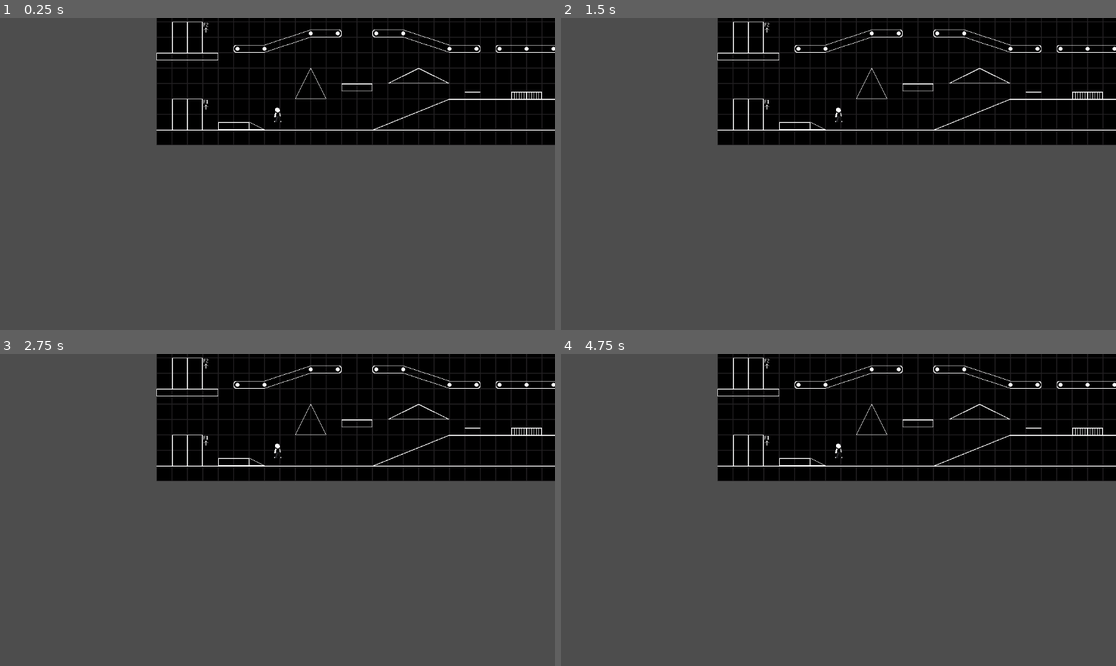
Above: before the commit, frames 1-4 (two rows, left to right).
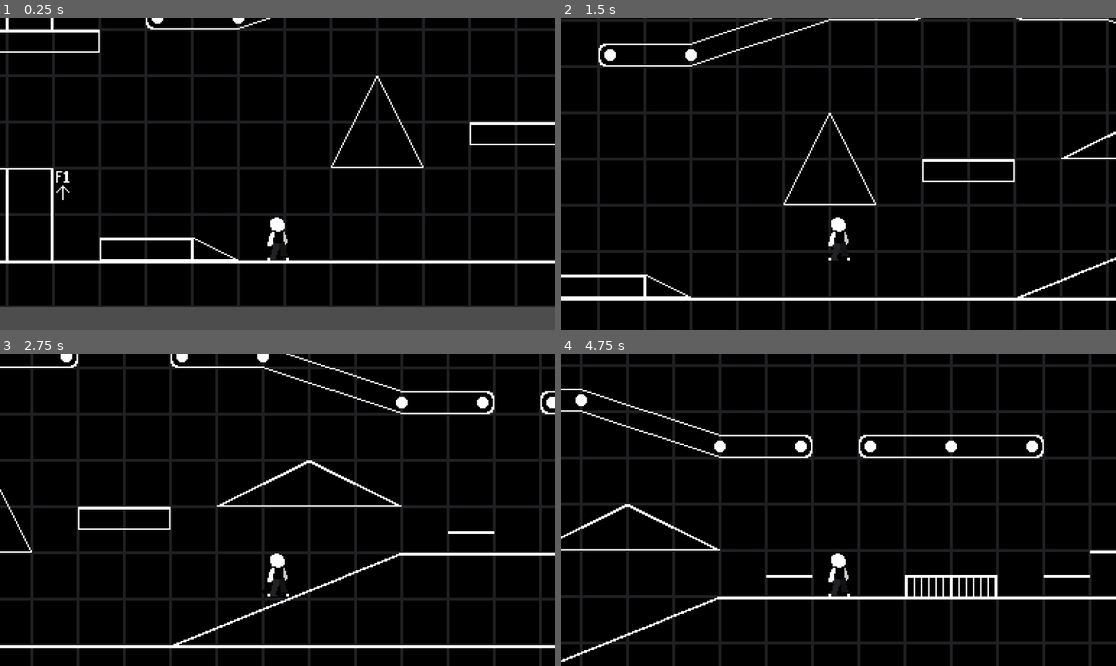
Above: after the commit, the same moments.

Repository: Eyesactsoi/congenial-parakeet
Game: Godot game, scene res://main.tscn
The game is run twice, just before and just after one commit, with the same random seed, the same clock (stepped at 60 frames per second) and the same inputs.
Inputs:
- Up to frame 1 (0.25 s): no input
- Up to frame 2 (1.5 s): tap Enter at 0.5 s; hold Shift 0.53-1.28 s; hold Right (move_right) from 0.53 s (still down); tap Space (jump) at 0.77, 0.8, 1.07, 1.35 s
- Up to frame 3 (2.75 s): tap Space (jump) at 1.52, 1.82, 2.3 s; tap Shift at 1.55 s; release Right (move_right) at 2.03 s; hold Left (move_left) from 2.03 s (still down); hold Shift from 2.03 s (still down)
- Up to frame 4 (4.75 s): release Left (move_left) at 2.78 s; release Shift at 2.78 s; hold Right (move_right) 2.78-4.28 s; tap Shift at 2.85, 4.35 s; tap Space (jump) at 3.02, 3.32, 3.6, 3.77, 4.07, 4.52 s; hold Left (move_left) from 4.28 s (still down)

The runs differ from the first frame. In frame 1, 70% of the frame differs, in the area x 0-100%, y 0-93%; in frame 2, 77%; in frame 3, 77%; in frame 4, 78%, in the area x 0-100%, y 0-100%.
Error before the commit: Parse Error: Could not find type "Player" in the current scope. (res://Level/level.gd:12)

Commit message:
added proper movement and a test level

Diff:
--- a/balatro2butwithaskateboardandnocards/Level/level.gd
+++ /dev/null
@@ -1,17 +0,0 @@
-extends Node2D
-
-
-const LIMIT_LEFT = -315
-const LIMIT_TOP = -250
-const LIMIT_RIGHT = 955
-const LIMIT_BOTTOM = 690
-
-
-func _ready():
-	for child in get_children():
-		if child is Player:
-			var camera = child.get_node("Camera")
-			camera.limit_left = LIMIT_LEFT
-			camera.limit_top = LIMIT_TOP
-			camera.limit_right = LIMIT_RIGHT
-			camera.limit_bottom = LIMIT_BOTTOM
--- a/balatro2butwithaskateboardandnocards/Level/level.tscn
+++ /dev/null
@@ -1,18 +0,0 @@
-[gd_scene load_steps=3 format=3 uid="uid://6oqls0qja43n"]
-
-[ext_resource type="Texture2D" uid="uid://cytpn7qw5gep3" path="res://Level/Test_Area_Skatedash.png" id="1_u52ul"]
-[ext_resource type="Script" uid="uid://c8ulvy5negist" path="res://Level/level.gd" id="1_vonw3"]
-
-[node name="Level" type="Node2D"]
-script = ExtResource("1_vonw3")
-
-[node name="StaticBody2D" type="StaticBody2D" parent="."]
-
-[node name="Sprite2D" type="Sprite2D" parent="StaticBody2D"]
-texture_filter = 1
-position = Vector2(224, -176)
-texture = ExtResource("1_u52ul")
-
-[node name="CollisionPolygon2D" type="CollisionPolygon2D" parent="StaticBody2D"]
-texture_filter = 1
-polygon = PackedVector2Array(-256, 32, 192, 32, 352, -32, 704, -32, 704, 64, -256, 64)
--- /dev/null
+++ b/balatro2butwithaskateboardandnocards/Player.gd
@@ -0,0 +1,44 @@
+class_name Player extends CharacterBody2D
+
+# Get the gravity from the project settings so you can sync with rigid body nodes.
+var gravity: int = ProjectSettings.get_setting("physics/2d/default_gravity")
+
+# Intializing the export ones
+@onready var camera := $Camera as Camera2D
+@onready var sprite := $AnimatedSprite2D as AnimatedSprite2D
+@export var action_suffix := ""
+
+# Intializing our variables
+const walkSpeed = 200.0
+const accelerationSpeed = walkSpeed * 6.0
+const jumpVelocity = -250.00
+# Intializing the maximum speed that a player can fall at
+const terminalVelocity = 700
+
+
+#func _ready():
+#	screen_size = get_viewport_rect().size
+	#hide()
+
+func _physics_process(delta: float) -> void:
+	# Fall.
+	velocity.y = minf(terminalVelocity, velocity.y + gravity * delta)
+
+	# if the player is going to jump
+	if Input.is_action_just_pressed("jump") and is_on_floor():
+		velocity.y = jumpVelocity
+
+	# Gets Directional Input
+	var direction := Input.get_axis("move_left" + action_suffix, "move_right" + action_suffix) * walkSpeed
+	velocity.x = move_toward(velocity.x, direction, delta + 2.7)
+
+	if not is_zero_approx(velocity.x):
+		if velocity.x > 0.0:
+			sprite.scale.x = 1.0
+		else:
+			sprite.scale.x = -1.0
+	# Adds the half push for the character
+	#if Input.is_action_just_pressed("move_left") or Input.is_action_just_pressed("move_right") and Input.is_physical_key_pressed(KEY_SHIFT):
+	#	velocity.x = (direction * accelerationSpeed) / 5
+
+	move_and_slide()
--- /dev/null
+++ b/balatro2butwithaskateboardandnocards/Player.tscn
@@ -0,0 +1,41 @@
+[gd_scene load_steps=5 format=3 uid="uid://dp55miopdrhni"]
+
+[ext_resource type="Script" uid="uid://53wa2d0klq3e" path="res://Player.gd" id="1_kpjcp"]
+[ext_resource type="Texture2D" uid="uid://cxqiwo8ykg1xy" path="res://Skatedash.png" id="2_kne1u"]
+
+[sub_resource type="RectangleShape2D" id="RectangleShape2D_kpjcp"]
+size = Vector2(20, 32)
+
+[sub_resource type="SpriteFrames" id="SpriteFrames_sh265"]
+animations = [{
+"frames": [{
+"duration": 1.0,
+"texture": ExtResource("2_kne1u")
+}],
+"loop": true,
+"name": &"standing",
+"speed": 5.0
+}]
+
+[node name="Player" type="CharacterBody2D"]
+script = ExtResource("1_kpjcp")
+
+[node name="CollisionShape2D" type="CollisionShape2D" parent="."]
+shape = SubResource("RectangleShape2D_kpjcp")
+metadata/_edit_group_ = true
+metadata/_edit_lock_ = true
+
+[node name="Camera" type="Camera2D" parent="."]
+offset = Vector2(0, -44)
+zoom = Vector2(3, 3)
+limit_left = -715
+limit_top = -250
+limit_right = 1425
+limit_bottom = 690
+metadata/_edit_group_ = true
+
+[node name="AnimatedSprite2D" type="AnimatedSprite2D" parent="."]
+texture_filter = 1
+sprite_frames = SubResource("SpriteFrames_sh265")
+animation = &"standing"
+metadata/_edit_group_ = true
--- a/balatro2butwithaskateboardandnocards/Player/Player.gd
+++ /dev/null
@@ -1,50 +0,0 @@
-extends CharacterBody2D
-signal hit
-
-# Get the gravity from the project settings so you can sync with rigid body nodes.
-var gravity = ProjectSettings.get_setting("physics/2d/default_gravity")
-
-# intializing our variables
-@export var speed = 400
-var screen_size
-var selfSpeed := 0.0
-var acceleration := 2.5
-var lastDirection: float
-
-const MAX_SPEED = 600.0
-const  jump_speed = -250.0
-
-func _ready():
-	screen_size = get_viewport_rect().size
-	hide()
-
-func _physics_process(delta):
-	# adds gravity to the player
-	velocity.y += gravity * delta
-
-	# if the player is going to jump
-	if Input.is_action_just_pressed("jump") and is_on_floor():
-		velocity.y = jump_speed
-
-	# Gets Directional Input
-	var direction = Input.get_axis("move_left", "move_right")
-	velocity.x = direction * speed
-
-	# Adds the half push for the character
-	if Input.is_action_just_pressed("move_left") or Input.is_action_just_pressed("move_right") and Input.is_physical_key_pressed(KEY_SHIFT):
-		velocity.x = (direction * speed) / 2
-
-	if velocity.length() > 0:
-		velocity = velocity.normalized() * speed
-		$AnimatedSprite2D.play()
-	else:
-		$AnimatedSprite2D.stop()
-	position += velocity * delta
-	position = position.clamp(Vector2.ZERO, screen_size)
-	if velocity.x != 0:
-		$AnimatedSprite2D.flip_v = false
-		$AnimatedSprite2D.flip_h = velocity.x < 0
-	elif velocity.y != 0:
-		$AnimatedSprite2D.flip_v = velocity.y > 0
-
-	move_and_slide()
--- a/balatro2butwithaskateboardandnocards/Player/Player.tscn
+++ /dev/null
@@ -1,40 +0,0 @@
-[gd_scene load_steps=5 format=3 uid="uid://dp55miopdrhni"]
-
-[ext_resource type="Script" path="res://player.gd" id="1_kpjcp"]
-[ext_resource type="Texture2D" uid="uid://cxqiwo8ykg1xy" path="res://Player/Skatedash.png" id="2_kne1u"]
-
-[sub_resource type="SpriteFrames" id="SpriteFrames_sh265"]
-animations = [{
-"frames": [{
-"duration": 1.0,
-"texture": ExtResource("2_kne1u")
-}],
-"loop": true,
-"name": &"standing",
-"speed": 5.0
-}]
-
-[sub_resource type="CapsuleShape2D" id="CapsuleShape2D_onrkg"]
-radius = 15.0
-height = 32.0
-
-[node name="Player" type="CharacterBody2D"]
-script = ExtResource("1_kpjcp")
-
-[node name="AnimatedSprite2D" type="AnimatedSprite2D" parent="."]
-texture_filter = 1
-sprite_frames = SubResource("SpriteFrames_sh265")
-animation = &"standing"
-metadata/_edit_group_ = true
-
-[node name="CollisionShape2D" type="CollisionShape2D" parent="."]
-position = Vector2(0, 3)
-shape = SubResource("CapsuleShape2D_onrkg")
-metadata/_edit_group_ = true
-
-[node name="Camera2D" type="Camera2D" parent="."]
-offset = Vector2(0, 50)
-limit_left = -715
-limit_top = -250
-limit_right = 1425
-limit_bottom = 690
--- /dev/null
+++ b/balatro2butwithaskateboardandnocards/level.gd
@@ -0,0 +1,17 @@
+extends Node2D
+
+
+const LIMIT_LEFT = -315
+const LIMIT_TOP = -250
+const LIMIT_RIGHT = 955
+const LIMIT_BOTTOM = 690
+
+
+#func _ready():
+#	for child in get_children():
+#		if child is Player:
+#			var camera = child.get_node("Camera")
+#			camera.limit_left = LIMIT_LEFT
+#			camera.limit_top = LIMIT_TOP
+#			camera.limit_right = LIMIT_RIGHT
+#			camera.limit_bottom = LIMIT_BOTTOM
--- /dev/null
+++ b/balatro2butwithaskateboardandnocards/level.tscn
@@ -0,0 +1,31 @@
+[gd_scene load_steps=3 format=3 uid="uid://6oqls0qja43n"]
+
+[ext_resource type="Texture2D" uid="uid://cytpn7qw5gep3" path="res://Test_Area_Skatedash.png" id="1_u52ul"]
+[ext_resource type="Script" uid="uid://c8ulvy5negist" path="res://level.gd" id="1_vonw3"]
+
+[node name="Level" type="Node2D"]
+script = ExtResource("1_vonw3")
+
+[node name="StaticBody2D" type="StaticBody2D" parent="."]
+
+[node name="Sprite2D" type="Sprite2D" parent="StaticBody2D"]
+texture_filter = 1
+position = Vector2(224, -176)
+texture = ExtResource("1_u52ul")
+metadata/_edit_group_ = true
+
+[node name="CollisionPolygon2D" type="CollisionPolygon2D" parent="StaticBody2D"]
+texture_filter = 1
+polygon = PackedVector2Array(-256, 32, 192, 32, 352, -32, 704, -32, 704, 64, -256, 64)
+
+[node name="CollisionPolygon2D2" type="CollisionPolygon2D" parent="StaticBody2D"]
+polygon = PackedVector2Array(-128, 16, -64, 16, -32, 32, -128, 32)
+
+[node name="CollisionPolygon2D3" type="CollisionPolygon2D" parent="StaticBody2D"]
+polygon = PackedVector2Array(384, -48, 416, -48, 416, -48)
+
+[node name="CollisionPolygon2D4" type="CollisionPolygon2D" parent="StaticBody2D"]
+polygon = PackedVector2Array(224, -72, 288, -96, 352, -72)
+
+[node name="CollisionPolygon2D5" type="CollisionPolygon2D" parent="StaticBody2D"]
+polygon = PackedVector2Array(128, -64, 128, -48, 192, -48, 192, -64)
--- a/balatro2butwithaskateboardandnocards/main.tscn
+++ b/balatro2butwithaskateboardandnocards/main.tscn
@@ -1,8 +1,8 @@
 [gd_scene load_steps=4 format=3 uid="uid://bu5fihn2xbv77"]
 
-[ext_resource type="PackedScene" uid="uid://dp55miopdrhni" path="res://Player/Player.tscn" id="1_0xm2m"]
+[ext_resource type="PackedScene" uid="uid://dp55miopdrhni" path="res://Player.tscn" id="1_0xm2m"]
 [ext_resource type="Script" uid="uid://cglbscttkeycc" path="res://main.gd" id="1_h2yge"]
-[ext_resource type="PackedScene" uid="uid://6oqls0qja43n" path="res://Level/level.tscn" id="2_h2yge"]
+[ext_resource type="PackedScene" uid="uid://6oqls0qja43n" path="res://level.tscn" id="2_h2yge"]
 
 [node name="main" type="Node"]
 script = ExtResource("1_h2yge")
--- a/balatro2butwithaskateboardandnocards/project.godot
+++ b/balatro2butwithaskateboardandnocards/project.godot
@@ -41,3 +41,8 @@
 "events": [Object(InputEventKey,"resource_local_to_scene":false,"resource_name":"","device":-1,"window_id":0,"alt_press …(191 unchanged characters)…
 ]
 }
+crouch={
+"deadzone": 0.2,
+"events": [Object(InputEventKey,"resource_local_to_scene":false,"resource_name":"","device":-1,"window_id":0,"alt_pressed":false,"shift_pressed":false,"ctrl_pressed":false,"meta_pressed":false,"pressed":false,"keycode":0,"physical_keycode":4194326,"key_label":0,"unicode":0,"location":0,"echo":false,"script":null)
+]
+}
Renamed: balatro2butwithaskateboardandnocards/Player/Player.gd.uid -> balatro2butwithaskateboardandnocards/Player.gd.uid
Renamed: balatro2butwithaskateboardandnocards/Player/Skatedash.png -> balatro2butwithaskateboardandnocards/Skatedash.png
Not shown, changed: balatro2butwithaskateboardandnocards/Skatedash.png.import
Renamed: balatro2butwithaskateboardandnocards/Level/Test_Area_Skatedash.png -> balatro2butwithaskateboardandnocards/Test_Area_Skatedash.png
Not shown, changed: balatro2butwithaskateboardandnocards/Test_Area_Skatedash.png.import
Renamed: balatro2butwithaskateboardandnocards/Level/level.gd.uid -> balatro2butwithaskateboardandnocards/level.gd.uid
